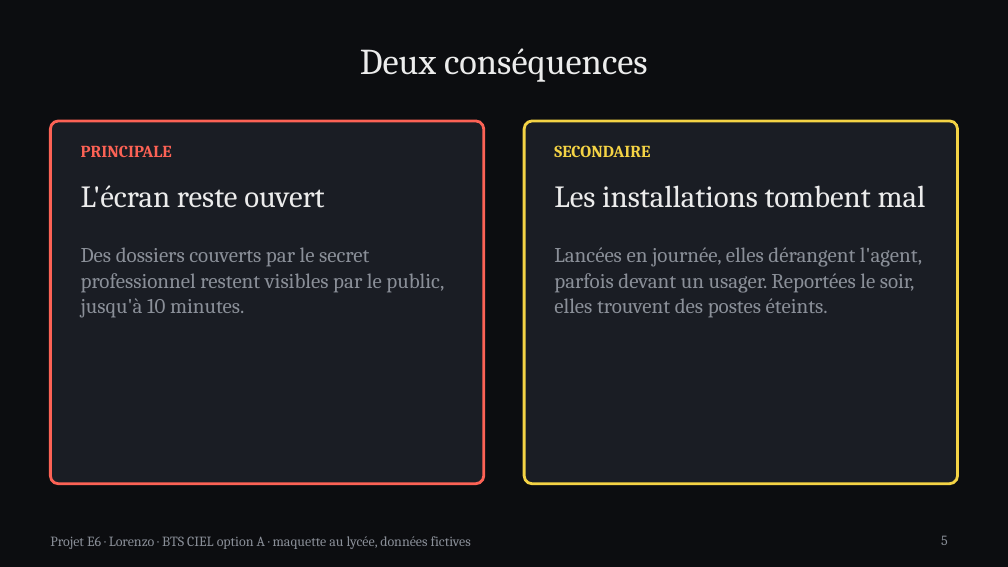
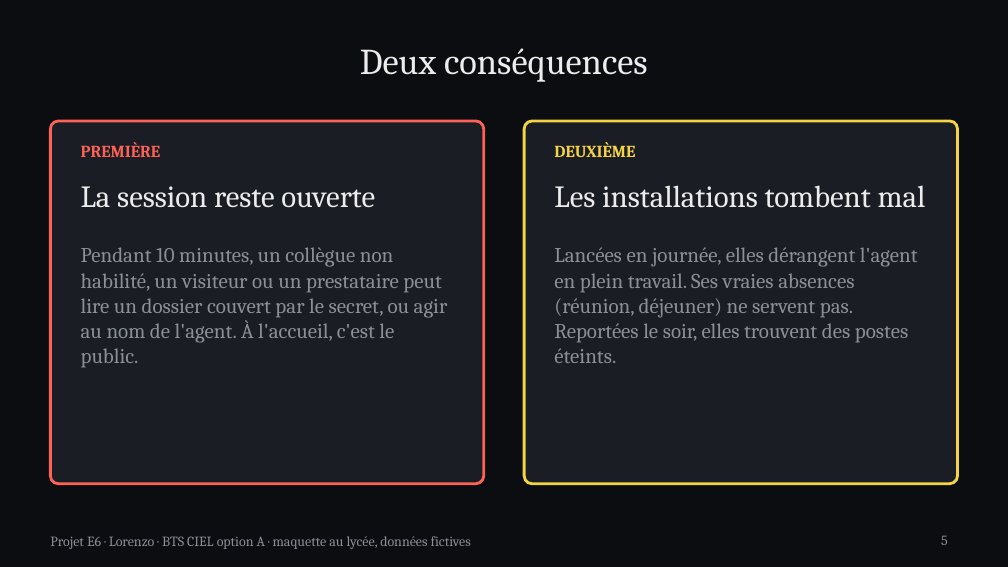
Before and after one commit to bachir151/projet-E6, a slide deck: slide 5 of Projet apprenti 3/livrables/powerpoint-3b1b/Projet_E6_Lorenzo_3b1b.pptx. Drawn at 1008x567 pixels with LibreOffice and Linux fonts; fonts in the diff are those of the drawing. Boxes give left, top, right and bottom in pixels: in the first picture for what was removed or moved away, otherwise in the second. Text is boxed around its words. In the diff, an @@ line names an element or a change of style, - is before the commit and + after.

```diff
--- a/Projet apprenti 3/livrables/powerpoint-3b1b/Projet_E6_Lorenzo_3b1b.pptx
+++ b/Projet apprenti 3/livrables/powerpoint-3b1b/Projet_E6_Lorenzo_3b1b.pptx
@@ text at [81, 142, 161, 157]: text changed @@
-PRINCIPALE
+PREMIÈRE
@@ text at [554, 142, 635, 157]: text changed @@
-SECONDAIRE
+DEUXIÈME
@@ text at [81, 186, 375, 208]: text changed @@
-L'écran reste ouvert
+La session reste ouverte
@@ text at [81, 247, 448, 368]: text changed @@
-Des dossiers couverts par le secret professionnel restent visibles par le public, jusqu'à 10 minutes.
+Pendant 10 minutes, un collègue non habilité, un visiteur ou un prestataire peut lire un dossier couvert par le secret, ou agir au nom de l'agent. À l'accueil, c'est le public.
@@ text at [554, 247, 918, 363]: text changed @@
-Lancées en journée, elles dérangent l'agent, parfois devant un usager. Reportées le soir, elles trouvent des postes éteints.
+Lancées en journée, elles dérangent l'agent en plein travail. Ses vraies absences (réunion, déjeuner) ne servent pas. Reportées le soir, elles trouvent des postes éteints.
```
Also in this commit, not shown: 6 other slides changed, 12 other files.
